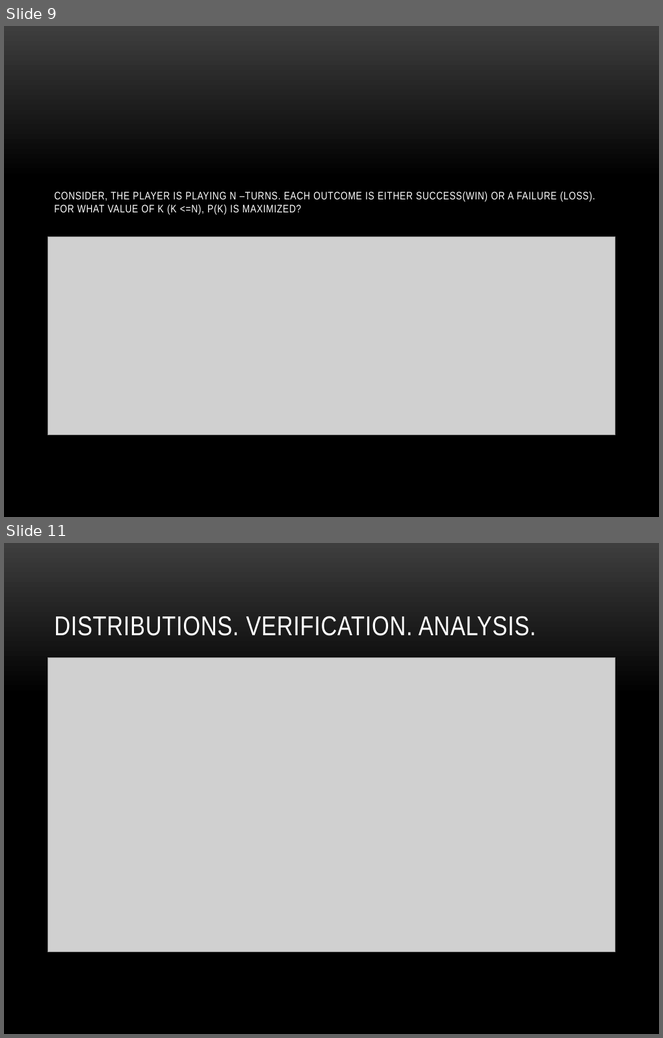
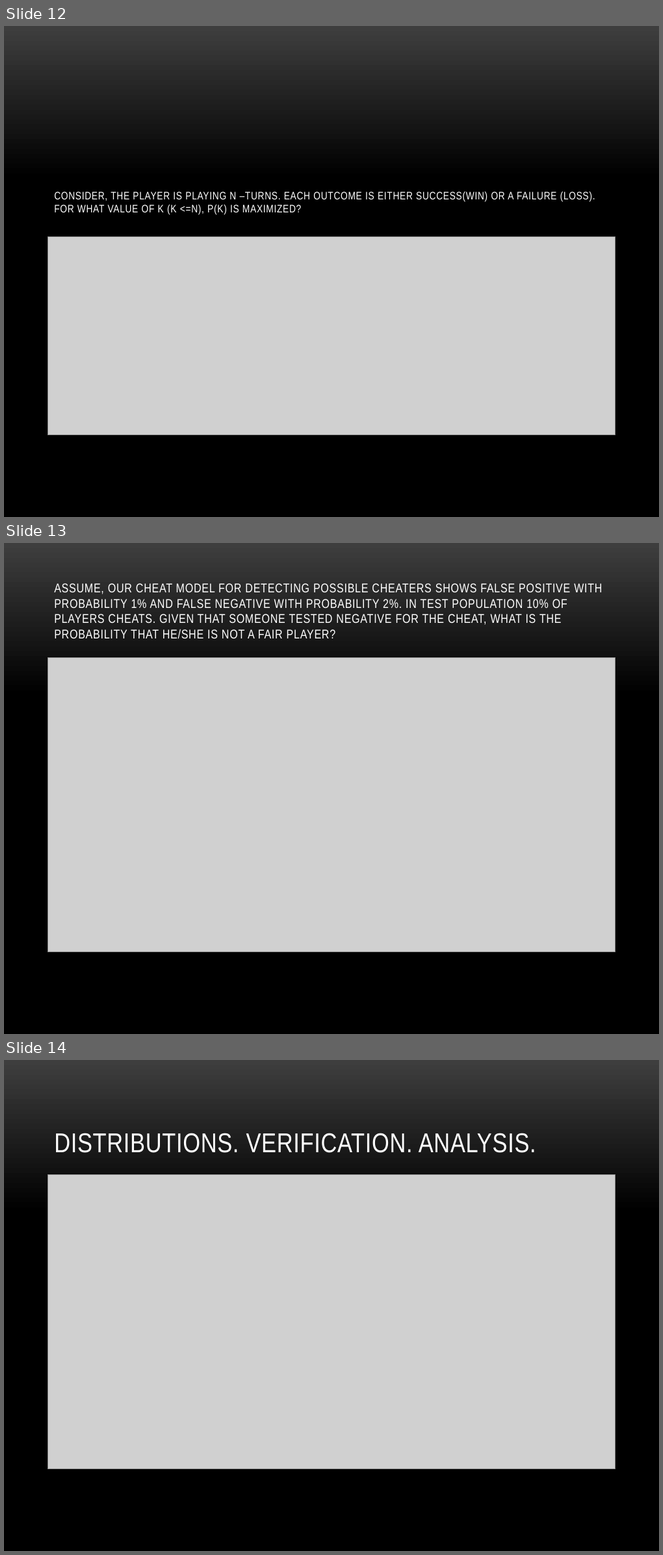
Before and after one commit to veravira/data-aggregator, a slide deck: game.pptx. Shown one above the other, each under a label of ours: slides 9 and 11 before the commit, slides 12, 13 and 14 after it; the slides between them are not shown. The pictures are 663x1038 and 663x1555 pixels, drawn with LibreOffice and Linux fonts; fonts in the diff are those of the drawing; grey boxes stand for pictures; background and template pictures are left out. Boxes give left, top, right and bottom in pixels: in the first picture for what was removed or moved away, otherwise in the second. Text is boxed around its words. In the diff, an @@ line names an element or a change of style, - is before the commit and + after.

```diff
--- a/game.pptx
+++ b/game.pptx
@@ slide 13 added at (4,543,659,1034), background picture (left out) @@
@@ title added at (54,583,602,639), 14 pt, text #FFFFFF @@
+ASSUME, OUR CHEAT MODEL FOR DETECTING POSSIBLE CHEATERS SHOWS FALSE POSITIVE WITH PROBABILITY 1% AND FALSE NEGATIVE WITH PROBABILITY 2%. IN TEST POPULATION 10% OF PLAYERS CHEATS. GIVEN THAT SOMEONE TESTED NEGATIVE FOR THE CHEAT, WHAT IS THE PROBABILITY THAT HE/SHE IS NOT A FAIR PLAYER?
@@ picture added at (48,657,616,953) @@
@@ what was slide 9 is now slide 12 @@
@@ what was slide 11 is now slide 14 @@
```
Also in this commit, not shown: 1 slide changed, 2 other slides added.
